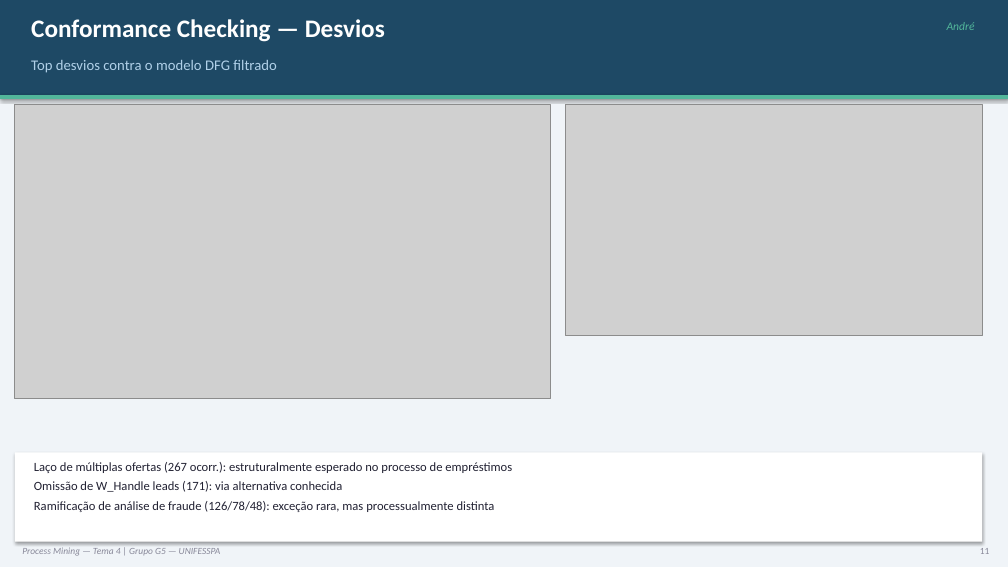
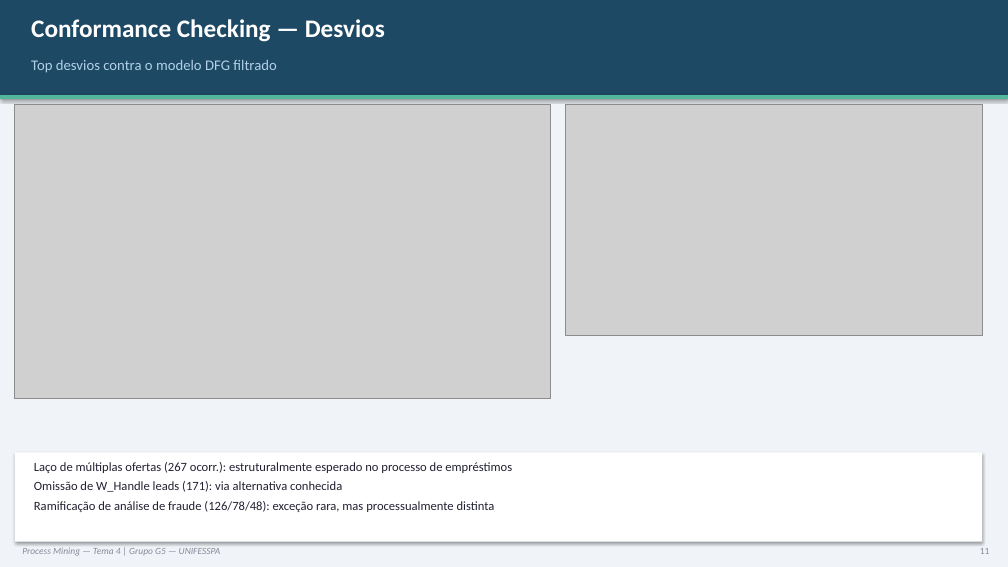
Before and after one commit to Michelangelo-Costa/ProcessMining-Tema4-G5, a slide deck: slide 11 of Apresentacao_Tema4_ProcessMining_G5.pptx (slide 14 before the commit). Drawn at 1008x567 pixels with LibreOffice and Linux fonts; fonts in the diff are those of the drawing; grey boxes stand for pictures. Boxes give left, top, right and bottom in pixels: in the first picture for what was removed or moved away, otherwise in the second. Text is boxed around its words. In the diff, an @@ line names an element or a change of style, - is before the commit and + after.

```diff
--- a/Apresentacao_Tema4_ProcessMining_G5.pptx
+++ b/Apresentacao_Tema4_ProcessMining_G5.pptx
@@ text removed at (x1=947, y1=22, x2=975, y2=30) @@
-André
```
Also in this commit, not shown: 6 other slides changed, 6 slides added, 10 slides removed, 9 other files.
